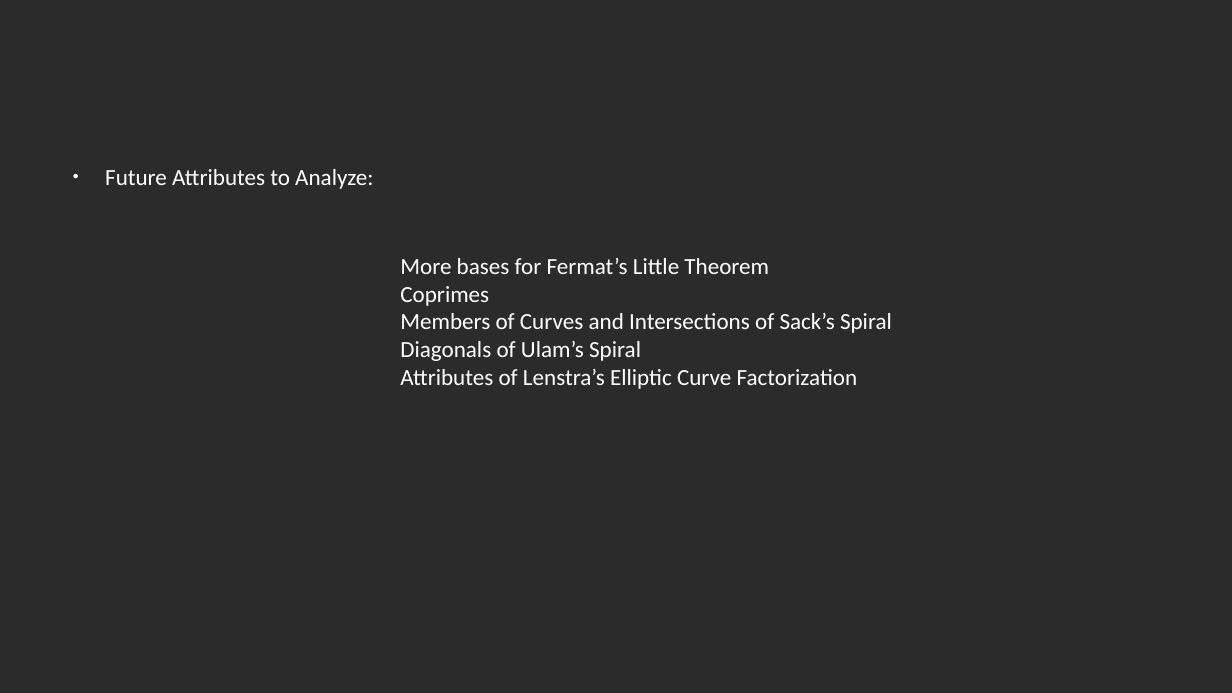
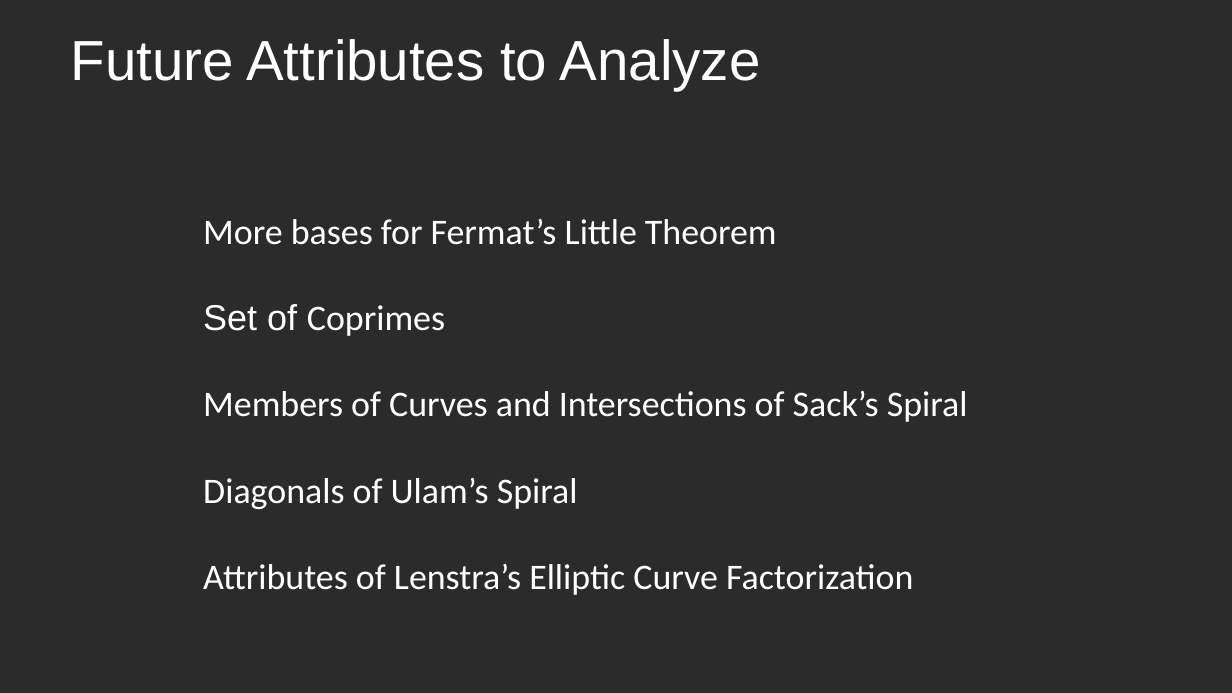
Before and after one commit to rohansaha/CSC-635-Data-Mining-, a slide deck: slide 17 of Classifying natural numbers.pptx (slide 9 before the commit). Drawn at 1232x693 pixels with LibreOffice and Linux fonts; fonts in the diff are those of the drawing; background and template pictures are left out; a plain dark background stands for a picture behind light text. Boxes give left, top, right and bottom in pixels: in the first picture for what was removed or moved away, otherwise in the second. Text is boxed around its words. In the diff, an @@ line names an element or a change of style, - is before the commit and + after.

Commit message:
Add files via upload
Need to edit the Fermat's Little Theorem slide, but should be good otherwise.

```diff
--- a/Classifying natural numbers.pptx
+++ b/Classifying natural numbers.pptx
@@ text at [71,39,761,91]: text changed; size 18 to 44 pt; font Calibri to Arial @@
-● Future Attributes to Analyze:
+Future Attributes to Analyze
@@ text at [203,219,968,595]: text changed; size 18 to 28 pt @@
-More bases for Fermat’s Little Theorem
-Coprimes
-Members of Curves and Intersections of Sack’s Spiral
-Diagonals of Ulam’s Spiral
-Attributes of Lenstra’s Elliptic Curve Factorization
+More bases for Fermat’s Little Theorem
+Set of Coprimes
+Members of Curves and Intersections of Sack’s Spiral
+Diagonals of Ulam’s Spiral
+Attributes of Lenstra’s Elliptic Curve Factorization
```
Also in this commit, not shown: 4 other slides changed, 7 slides added, 5 slides removed.
